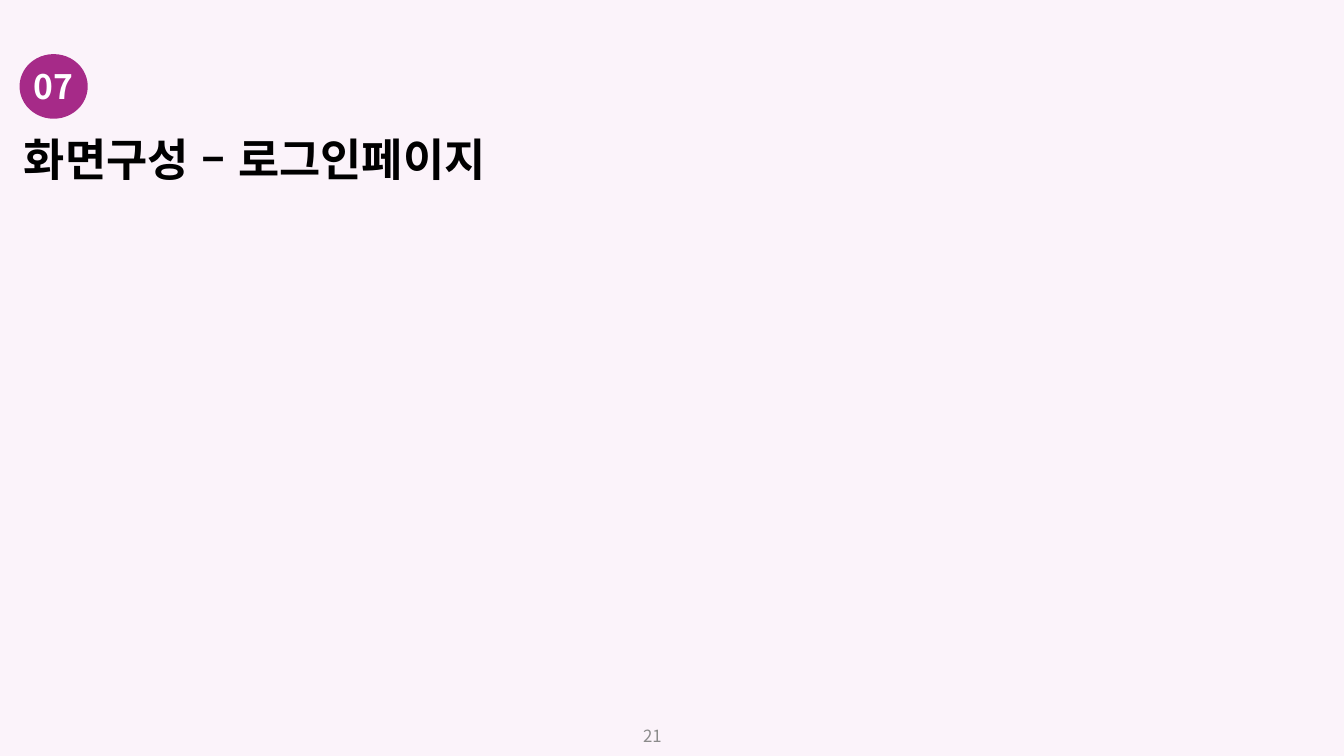
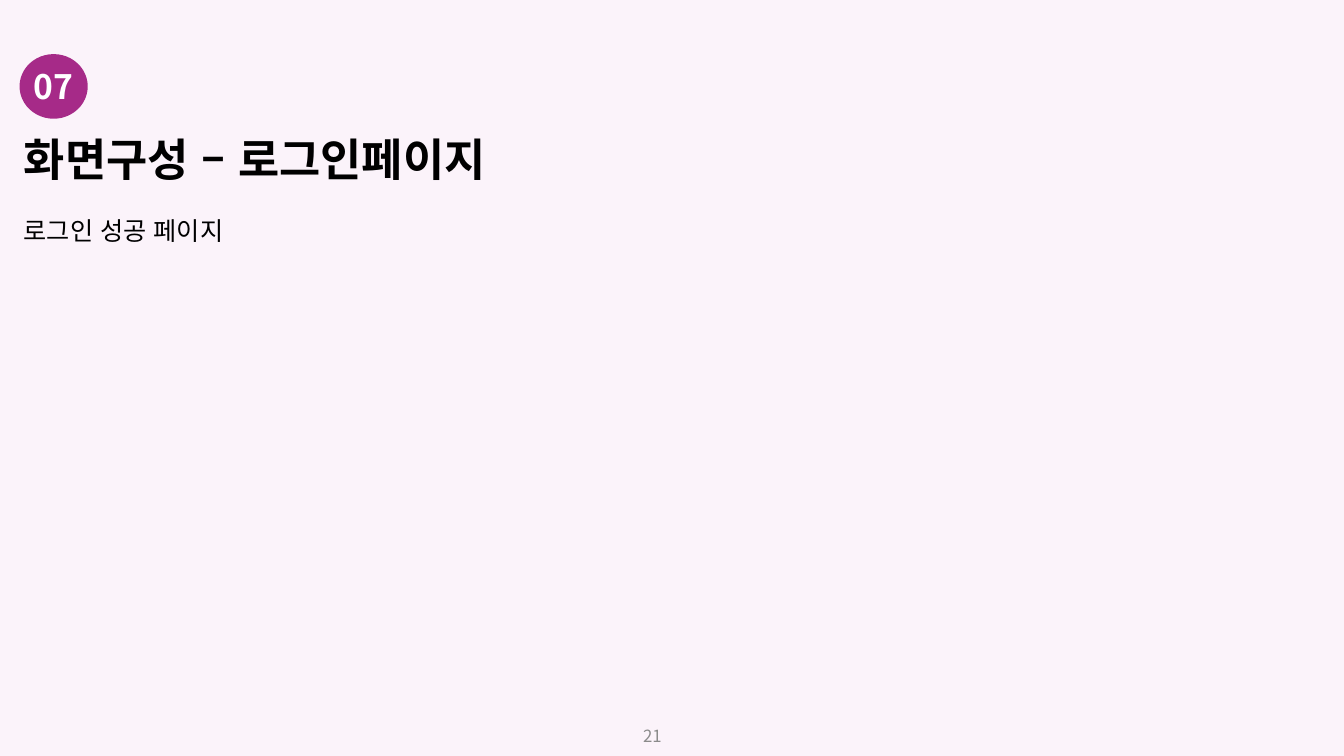
Before and after one commit to martket-berry/Teamproject, a slide deck: slide 21 of MartketMerry/documents/MarketMerry_portfolio.pptx. Drawn at 1344x756 pixels with LibreOffice and Linux fonts; fonts in the diff are those of the drawing. Boxes give left, top, right and bottom in pixels: in the first picture for what was removed or moved away, otherwise in the second. Text is boxed around its words. In the diff, an @@ line names an element or a change of style, - is before the commit and + after.

```diff
--- a/MartketMerry/documents/MarketMerry_portfolio.pptx
+++ b/MartketMerry/documents/MarketMerry_portfolio.pptx
@@ text added at box(24, 219, 224, 242), 18 pt, text #000000 @@
+로그인 성공 페이지
```
Also in this commit, not shown: 5 other slides changed.
